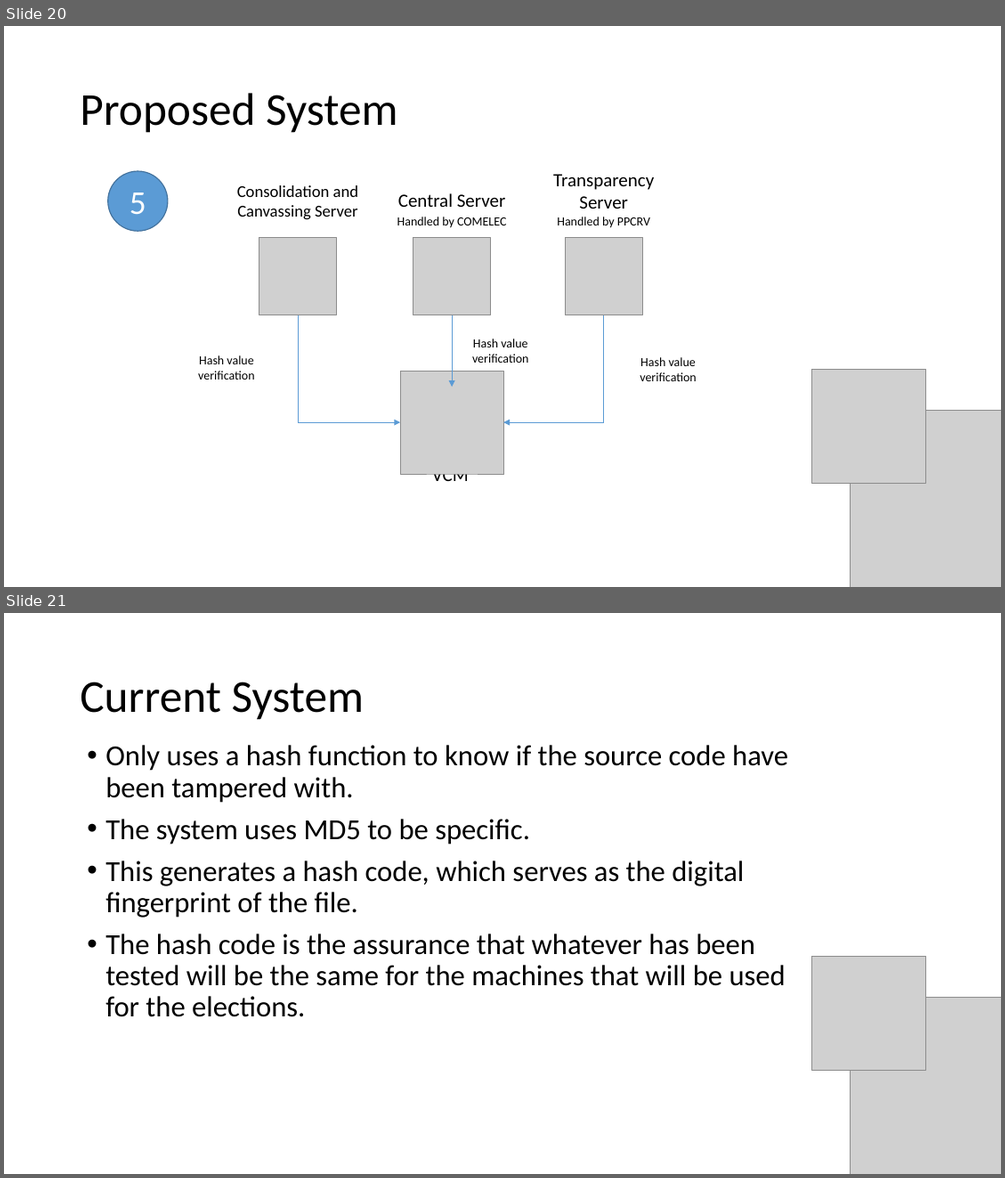
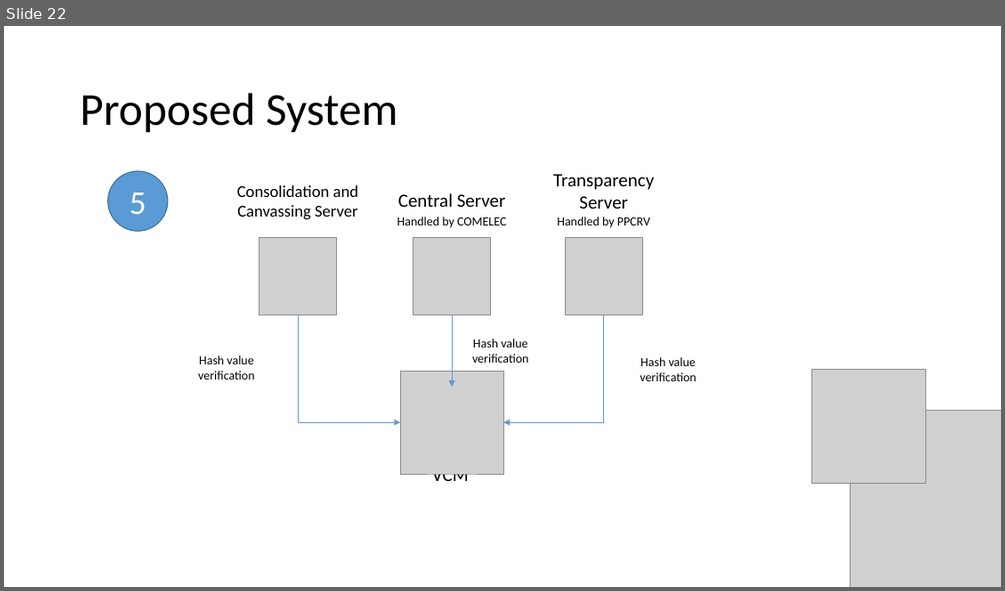
Before and after one commit to seans888/Project---Automate-Election, a slide deck: Documentation/Finals_Sysadd1.pptx. Shown one above the other, each under a label of ours: slides 20 and 21 before the commit, slide 22 after it. The pictures are 1005x1178 and 1005x591 pixels, drawn with LibreOffice and Linux fonts; fonts in the diff are those of the drawing; grey boxes stand for pictures. Boxes give left, top, right and bottom in pixels: in the first picture for what was removed or moved away, otherwise in the second. Text is boxed around its words. In the diff, an @@ line names an element or a change of style, - is before the commit and + after.

```diff
--- a/Documentation/Finals_Sysadd1.pptx
+++ b/Documentation/Finals_Sysadd1.pptx
@@ slide 21 removed at (4, 613, 1001, 1174), background #FFFFFF @@
@@ title removed at (80, 682, 364, 720) @@
-Current System
@@ text removed at (105, 745, 788, 1017) @@
-• Only uses a hash function to know if the source code have been tampered with.
-• The system uses MD5 to be specific.
-• This generates a hash code, which serves as the digital fingerprint of the file.
-• The hash code is the assurance that whatever has been tested will be the same for the machines that will be used for the elections.
@@ picture removed at (812, 957, 926, 1070) @@
@@ picture removed at (850, 997, 1001, 1174) @@
@@ what was slide 20 is now slide 22 @@
```
Also in this commit, not shown: 7 slides changed, 2 slides added, 1 other slide removed.
